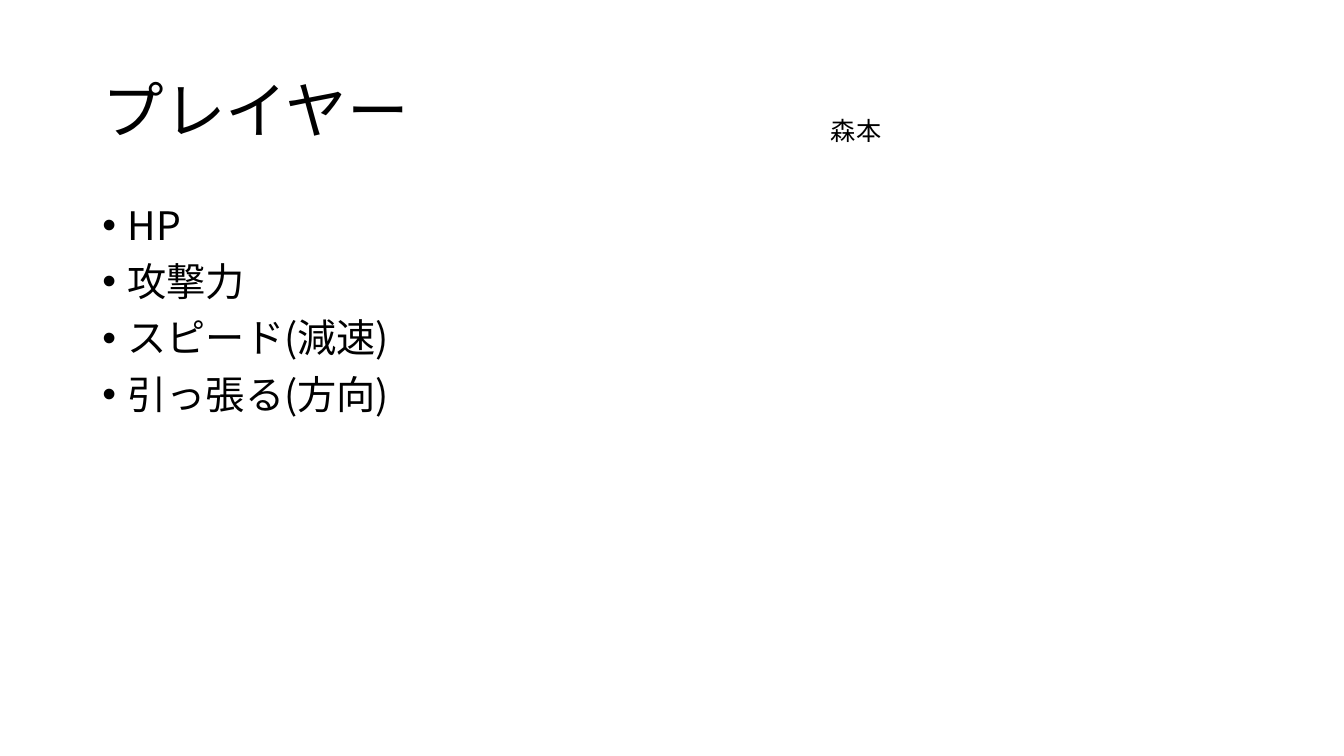
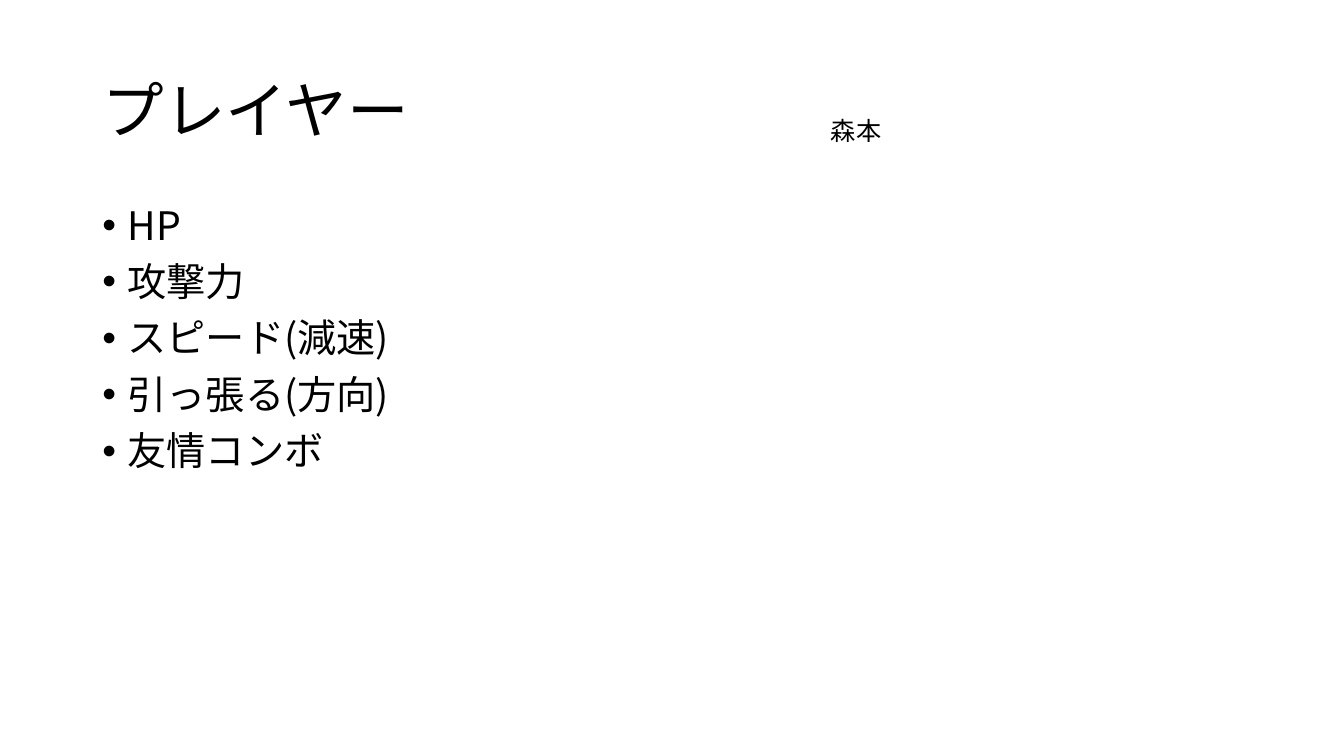
Before and after one commit to yuzasan/I_team2, a slide deck: slide 3 of モンスト(仮)仕様書.pptx. Drawn at 1344x756 pixels with LibreOffice and Linux fonts; fonts in the diff are those of the drawing. Boxes give left, top, right and bottom in pixels: in the first picture for what was removed or moved away, otherwise in the second. Text is boxed around its words. In the diff, an @@ line names an element or a change of style, - is before the commit and + after.

```diff
--- a/モンスト(仮)仕様書.pptx
+++ b/モンスト(仮)仕様書.pptx
@@ text at [128,432,324,468]: paragraph added @@
+• 友情コンボ
```
Also in this commit, not shown: 3 other slides changed, 1 slide added, 1 other file.
